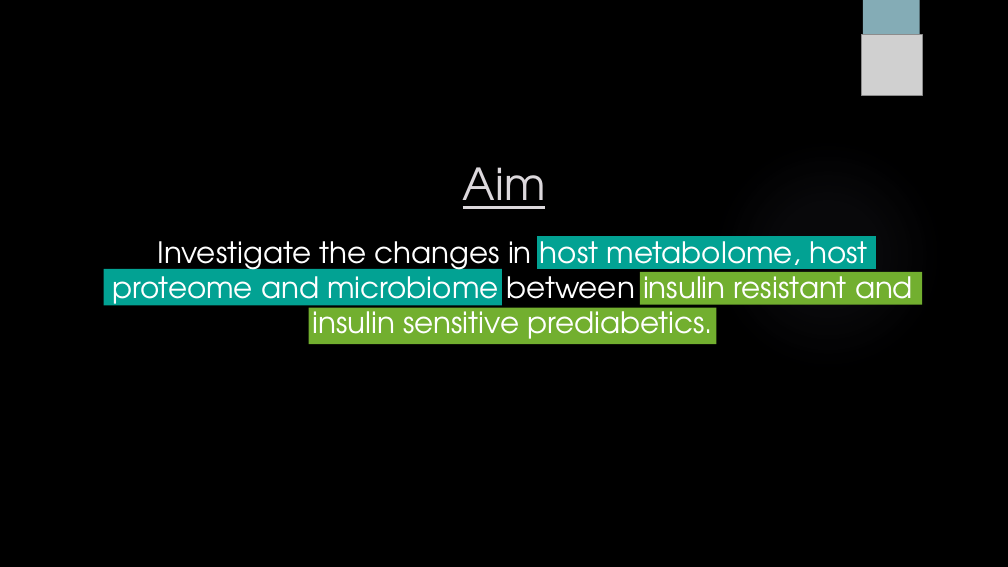
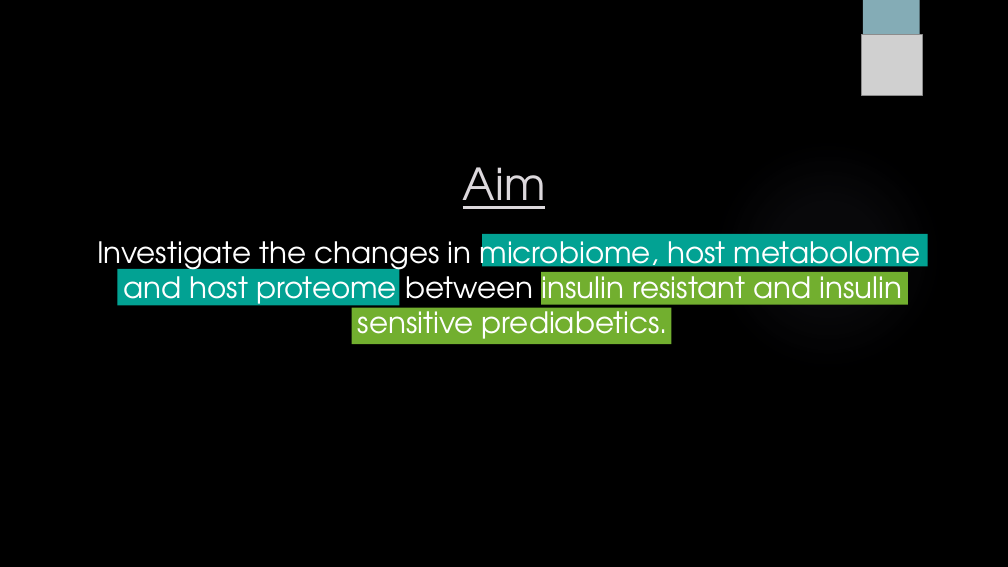
Before and after one commit to sabdeolive/Sabrina_BMS_Bachelor-Internship, a slide deck: slide 4 of Intermediate Presentation.pptx. Drawn at 1008x567 pixels with LibreOffice and Linux fonts; fonts in the diff are those of the drawing; grey boxes stand for pictures; background and template pictures are left out. Boxes give left, top, right and bottom in pixels: in the first picture for what was removed or moved away, otherwise in the second. Text is boxed around its words. In the diff, an @@ line names an element or a change of style, - is before the commit and + after.

```diff
--- a/Intermediate Presentation.pptx
+++ b/Intermediate Presentation.pptx
@@ text at box(97, 233, 920, 347): text changed @@
-Investigate the changes in host metabolome, host proteome and microbiome between insulin resistant and insulin sensitive prediabetics.
+Investigate the changes in microbiome, host metabolome and host proteome between insulin resistant and insulin sensitive prediabetics.
@@ rectangle: place and size @@
-rectangle at box(537, 236, 876, 268)
+rectangle at box(482, 234, 928, 266)
@@ rectangle: place and size @@
-rectangle at box(104, 269, 502, 306)
+rectangle at box(117, 269, 399, 306)
@@ rectangle: place and size @@
-rectangle at box(640, 272, 923, 305)
+rectangle at box(541, 272, 908, 305)
@@ rectangle: place and size @@
-rectangle at box(309, 308, 716, 344)
+rectangle at box(352, 308, 671, 344)
```
Also in this commit, not shown: 4 other slides changed.
